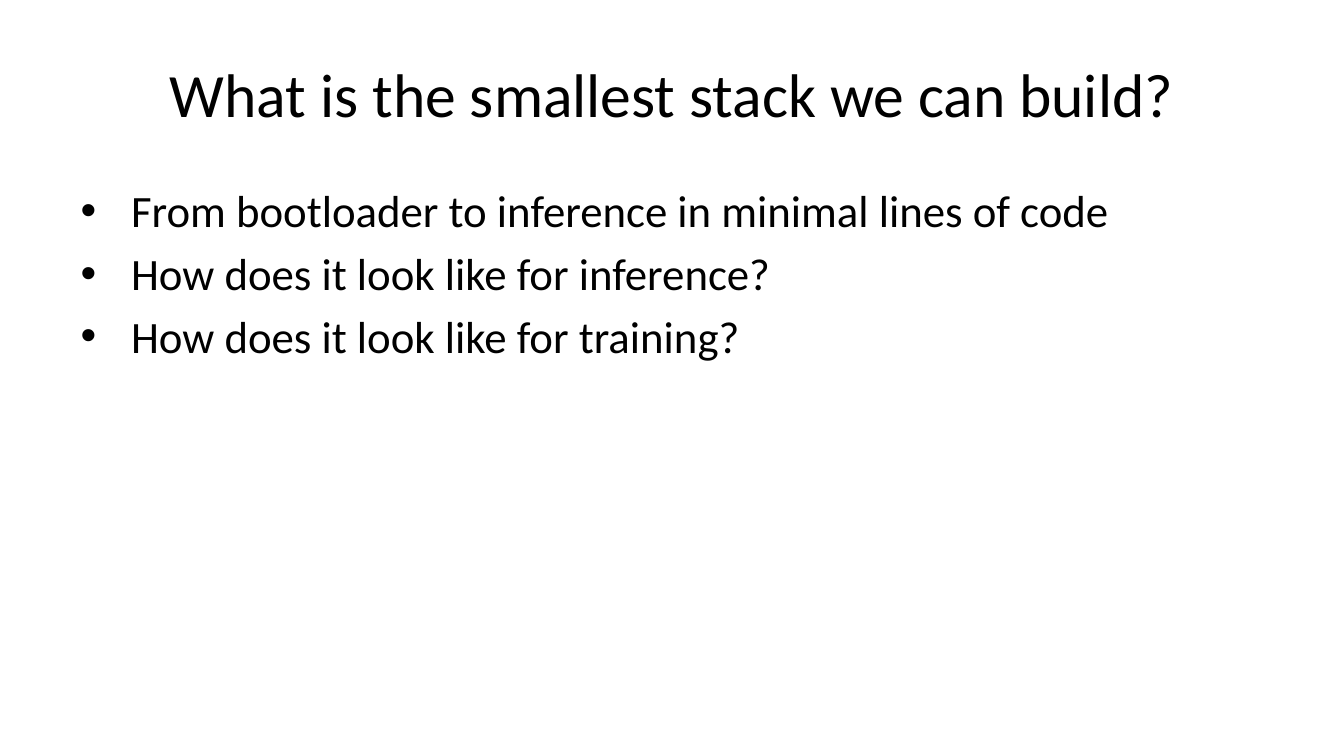
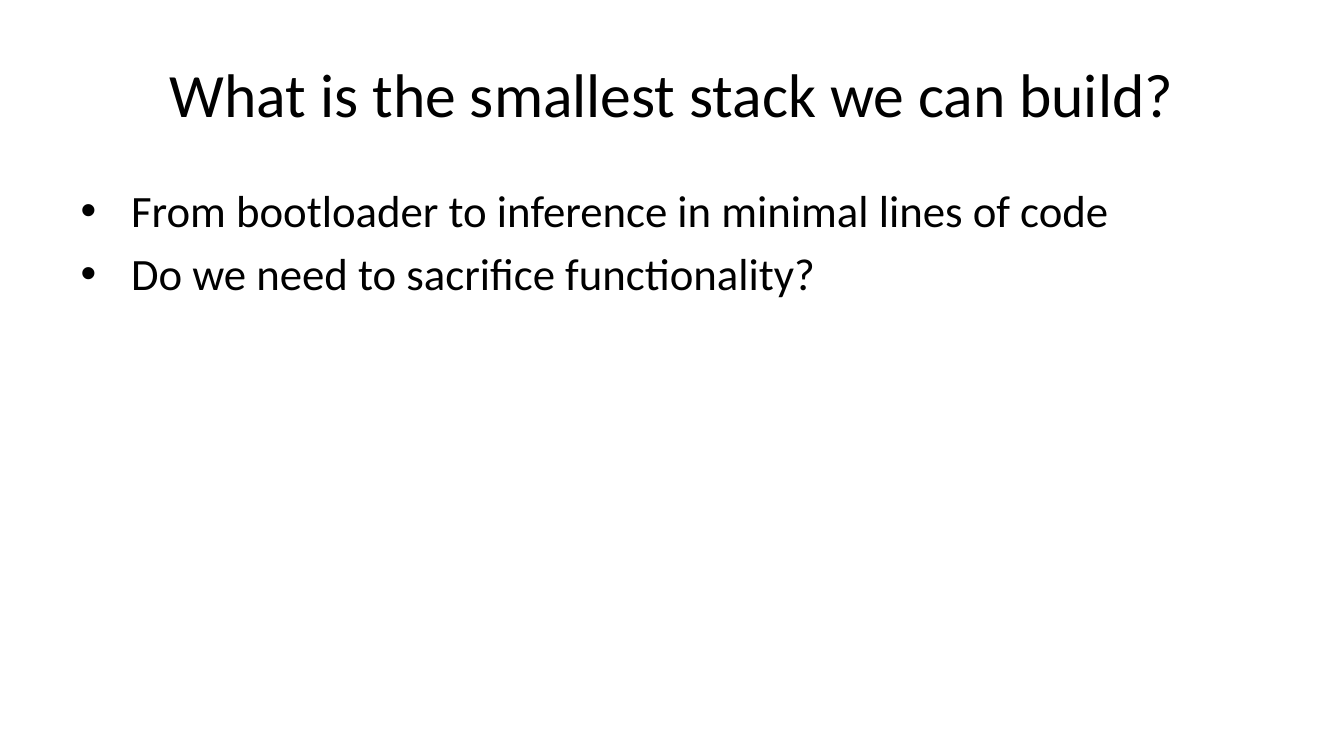
Before and after one commit to luiscosio/muInference, a slide deck: slide 2 of documentation/muinferece-slides.pptx. Drawn at 1344x756 pixels with LibreOffice and Linux fonts; fonts in the diff are those of the drawing. Boxes give left, top, right and bottom in pixels: in the first picture for what was removed or moved away, otherwise in the second. Text is boxed around its words. In the diff, an @@ line names an element or a change of style, - is before the commit and + after.

```diff
--- a/documentation/muinferece-slides.pptx
+++ b/documentation/muinferece-slides.pptx
@@ text at bbox=[131, 259, 815, 298]: text changed @@
-• How does it look like for inference?
-• How does it look like for training?
+• Do we need to sacrifice functionality?
```
Also in this commit, not shown: 10 other slides changed, 1 slide added, 3 other files.
